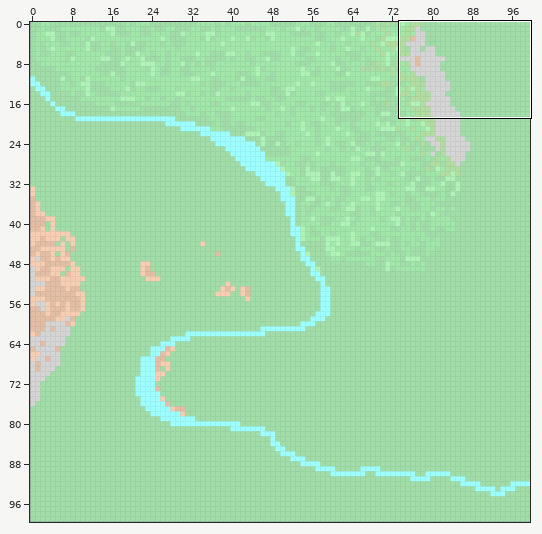
Level history. Tiled map: FYP/Assets/Tiled/test.tmx. The picture above shows the old version from afar; the outline marks the close-up.
Close-up. First the earlier version:
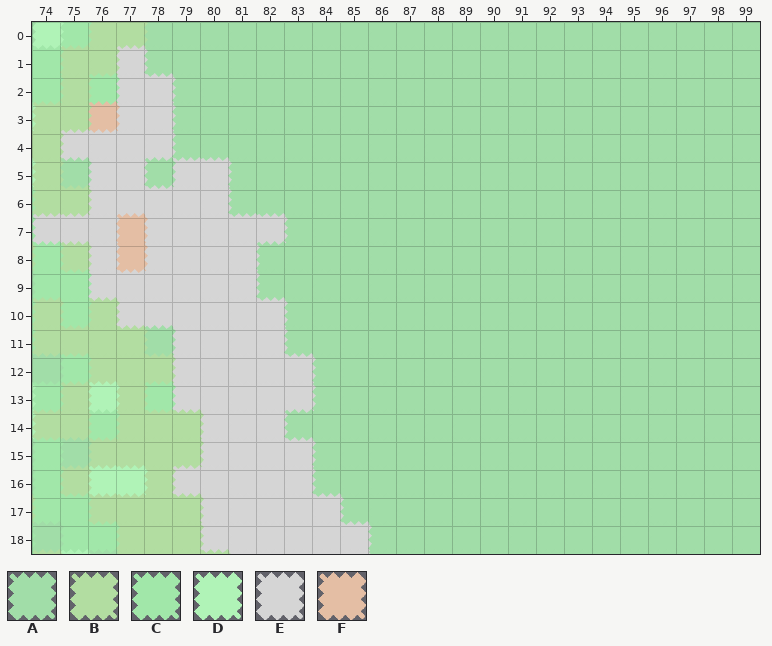
Cells are 54x54 px. Shown: x 74..99, y 0..18. The commit also changed other parts of the map, which this record leaves out.
Key: from "grass_d": A 0; from "grass_d_1": B 0; from "grass_d_2": C 0; from "grass_d_3": D 0; from "path_d": E 0; from "soil_d_1": F 0.
_ is an empty cell.
Layer "Tile Layer 1" before, first column x 74:
 0 DCBBAAAAAAAAAAAAAAAAAAAAAA
 1 CBBEAAAAAAAAAAAAAAAAAAAAAA
 2 CBCEEAAAAAAAAAAAAAAAAAAAAA
 3 BBFEEAAAAAAAAAAAAAAAAAAAAA
 4 BEEEEAAAAAAAAAAAAAAAAAAAAA
 5 BAEEAEEAAAAAAAAAAAAAAAAAAA
 6 BBEEEEEAAAAAAAAAAAAAAAAAAA
 7 EEEFEEEEEAAAAAAAAAAAAAAAAA
 8 CBEFEEEEAAAAAAAAAAAAAAAAAA
 9 CCEEEEEEAAAAAAAAAAAAAAAAAA
10 BCBEEEEEEAAAAAAAAAAAAAAAAA
11 BBBBAEEEEAAAAAAAAAAAAAAAAA
12 ACBBBEEEEEAAAAAAAAAAAAAAAA
13 CBDBCEEEEEAAAAAAAAAAAAAAAA
14 BBCBBBEEEAAAAAAAAAAAAAAAAA
15 CABBBBEEEEAAAAAAAAAAAAAAAA
16 CBDDBEEEEEAAAAAAAAAAAAAAAA
17 CCBBBBEEEEEAAAAAAAAAAAAAAA
18 ACCBBBEEEEEEAAAAAAAAAAAAAA
After:
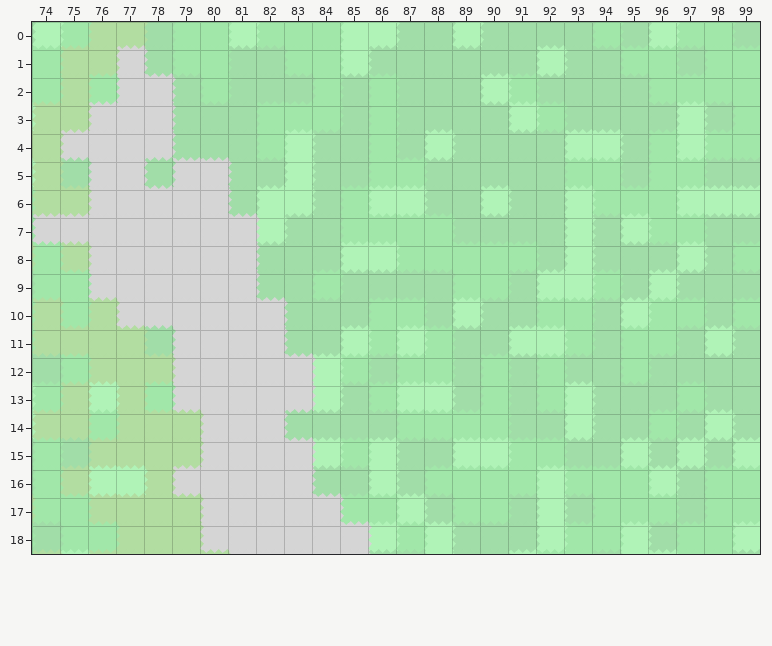
Edits made:
Changed rows in their new state; . is an unchanged cell.
Layer "Tile Layer 1":
first column x 76:
 0 ....CDC.CDD..D......DC..
 1 ........CD......D...C...
 2 ..............DC.....C..
 3 E.....CC.......DC....D..
 4 ......CD....D....DD.CDC.
 5 .......D..CC.....CC.CC..
 6 ......DD.CDD..D..DCCCDDD
 7 .E....D..CCC.....D.DCC..
 8 .E.......DDC.....D...D..
 9 .............C..DDC.D...
10 ..........CC.D..CC.DC...
11 .........DCDC..DDC.C..D.
12 ........DC.CC...C.......
13 ........D.CDD...CD......
14 ...........CCCC..D....D.
15 ........DCD..DDCC..D.D.D
16 ..........D..CCCDC.CD..C
17 .........CCD....D.CCC.CC
18 ..........DCD...DCCD..CD
Pixel boxes of the changes (left, top, right, bottom) in both close-ups:
changed: (200, 22, 760, 554)
changed: (88, 101, 120, 133)
changed: (116, 213, 148, 273)
